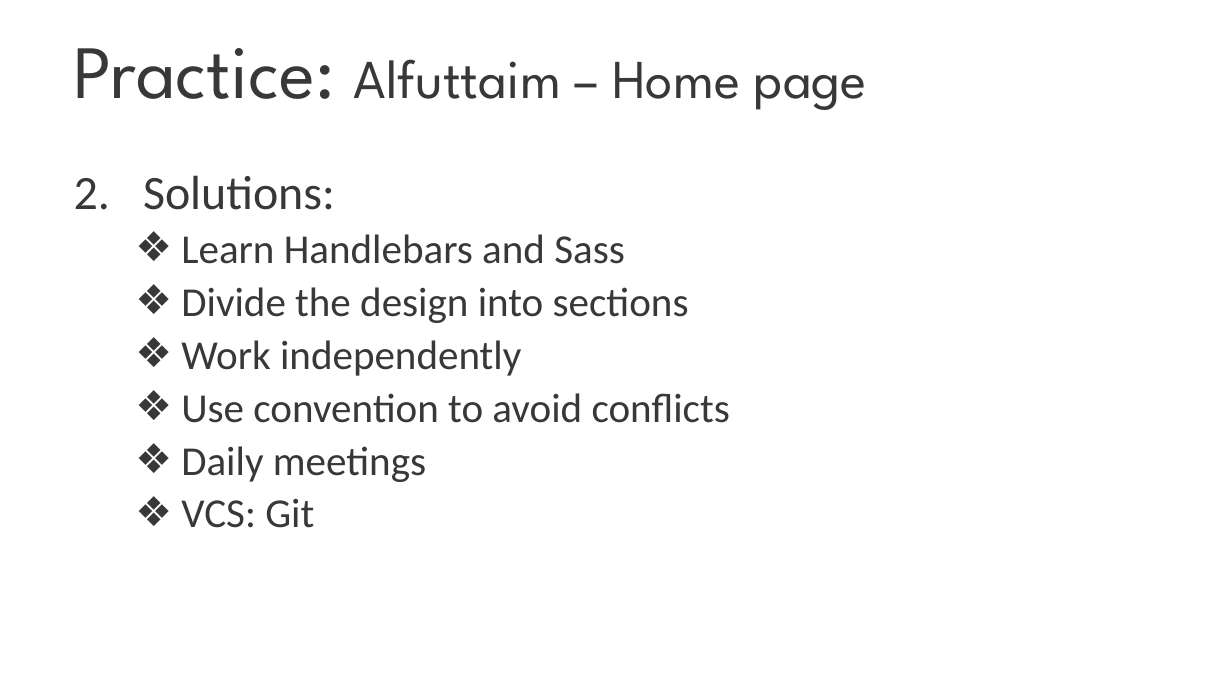
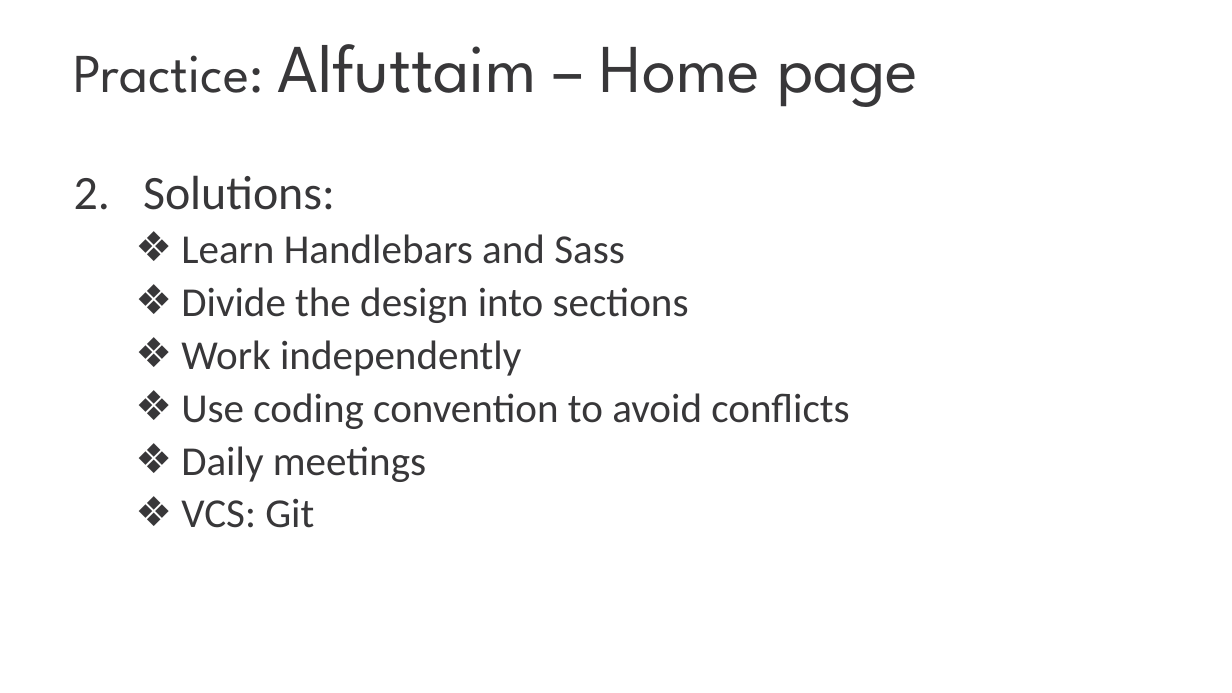
Before and after one commit to nam-tran-niteco/Wordpress-Demo, a slide deck: slide 24 of Wordpress Migration.pptx. Drawn at 1232x693 pixels with LibreOffice and Linux fonts; fonts in the diff are those of the drawing; background and template pictures are left out. Boxes give left, top, right and bottom in pixels: in the first picture for what was removed or moved away, otherwise in the second. Text is boxed around its words. In the diff, an @@ line names an element or a change of style, - is before the commit and + after.

Commit message:
Update

```diff
--- a/Wordpress Migration.pptx
+++ b/Wordpress Migration.pptx
@@ title "Practice: Alfuttaim – Home page" at [74,44,918,107]: size 44 to 32 pt in "Practice:"; size 32 to 40 pt in "Alfuttaim – Home page" @@
@@ text at [181,393,849,429]: text changed @@
-  ❖ Use convention to avoid conflicts
+  ❖ Use coding convention to avoid conflicts
```
Also in this commit, not shown: 2 other slides changed.
